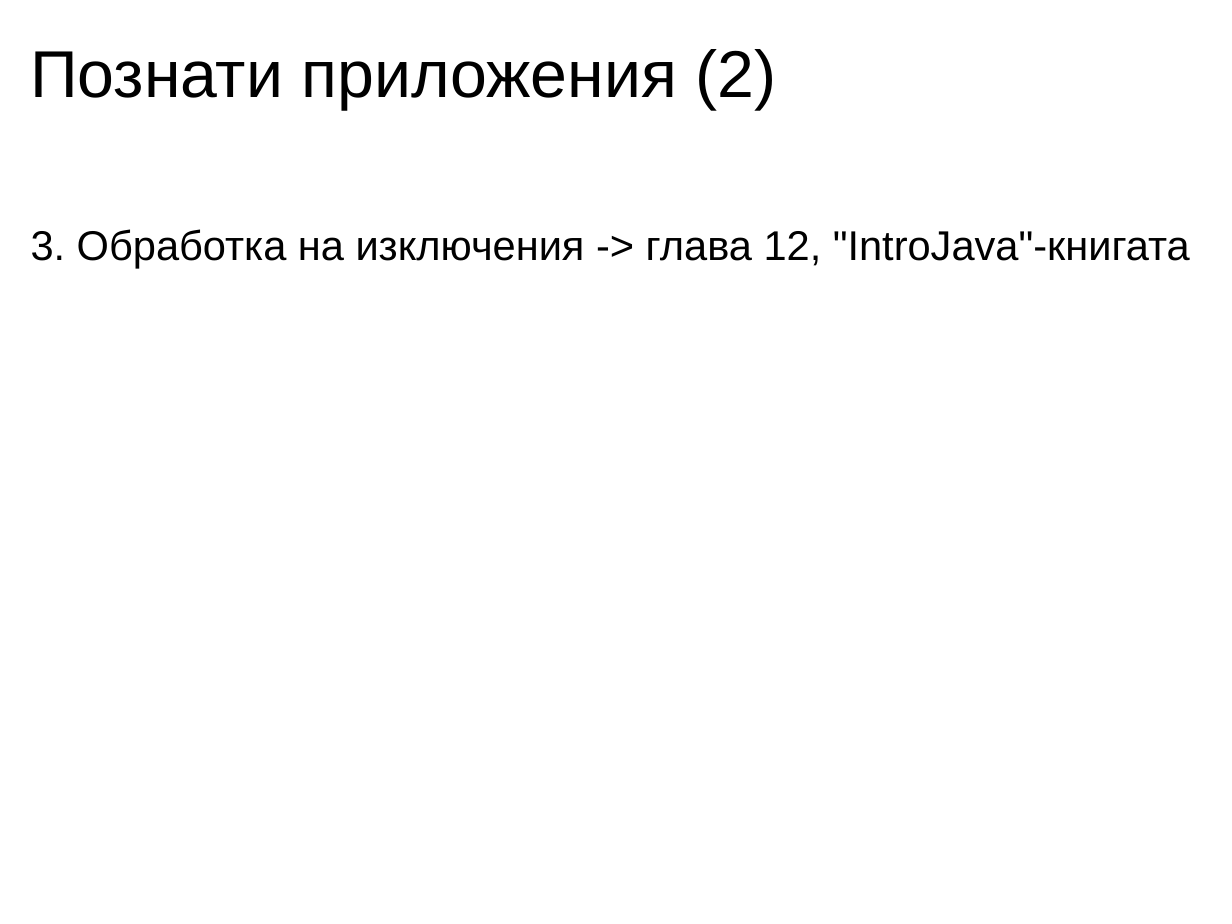
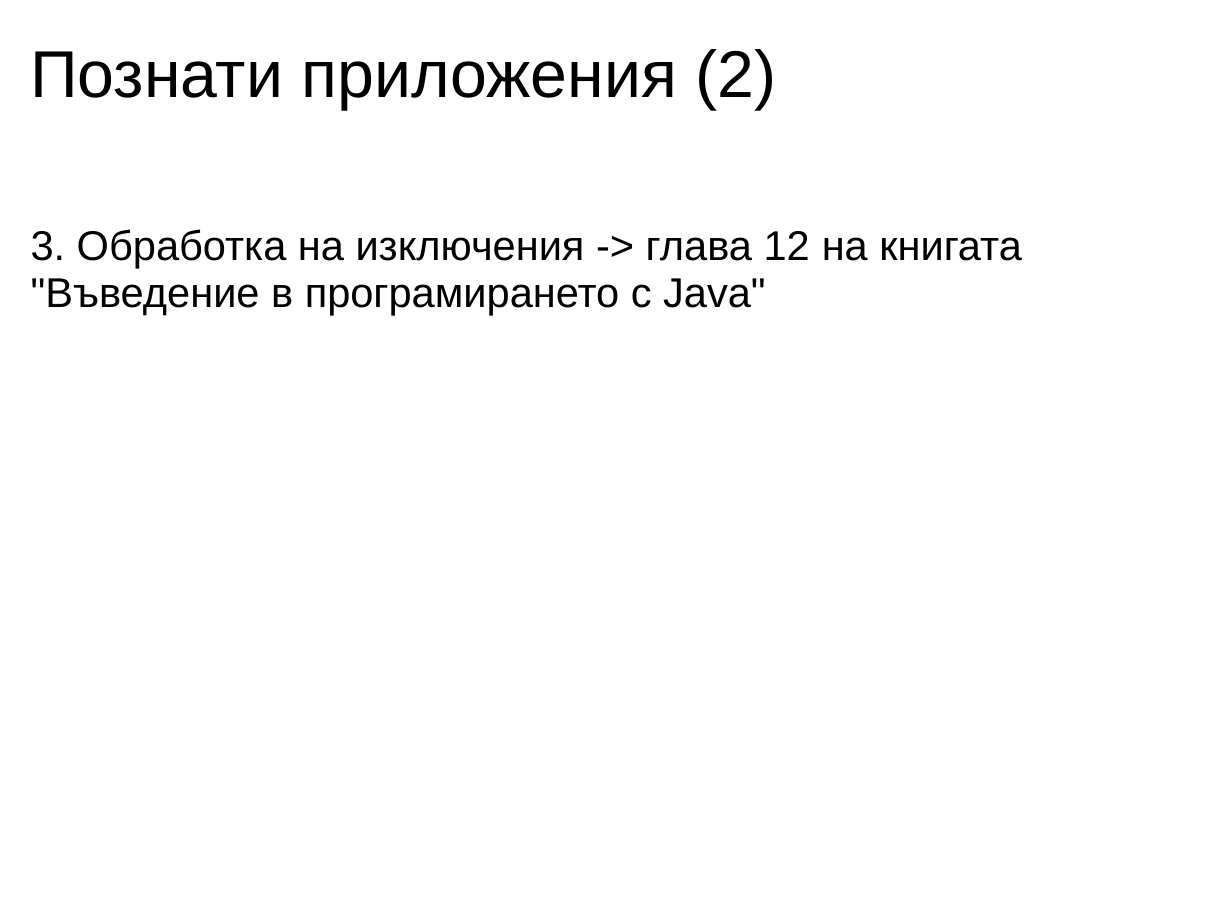
Before and after one commit to uamartins/design-patterns-book, a slide deck: slide 8 of resources/Chapter-18-Chain-of-Responsibility/Chapter-18-Chain-of-Responsibility.ppt. Drawn at 1232x924 pixels with LibreOffice and Linux fonts; fonts in the diff are those of the drawing. Boxes give left, top, right and bottom in pixels: in the first picture for what was removed or moved away, otherwise in the second. Text is boxed around its words. In the diff, an @@ line names an element or a change of style, - is before the commit and + after.

```diff
--- a/resources/Chapter-18-Chain-of-Responsibility/Chapter-18-Chain-of-Responsibility.ppt
+++ b/resources/Chapter-18-Chain-of-Responsibility/Chapter-18-Chain-of-Responsibility.ppt
@@ text at [31, 229, 1022, 315]: text changed @@
-3. Обработка на изключения -> глава 12, "IntroJava"-книгата
+3. Обработка на изключения -> глава 12 на книгата "Въведение в програмирането с Java"
```
Also in this commit, not shown: 4 other slides changed, 1 other file.
